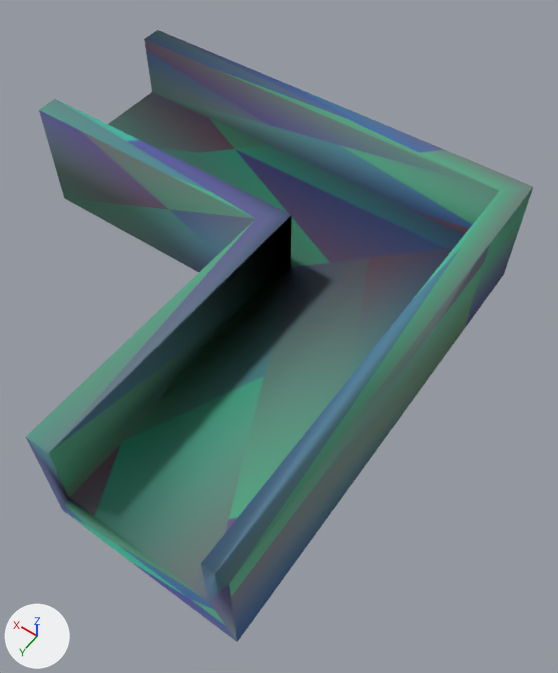
The OBJ model resources/shape-12.obj: old version first, new version second.
Rendered twice from a camera (50 mm lens) standing at (-0.3, 0.672, 0.778) and looking at (0.056, 0.173, -0.006). Arrows for +X, +Y and +Z are at lower left; the lights stay in place. Where no turn or scale is listed for an object, it has been applied to the vertices.

Names of what the first picture shows: 'shape-12'.
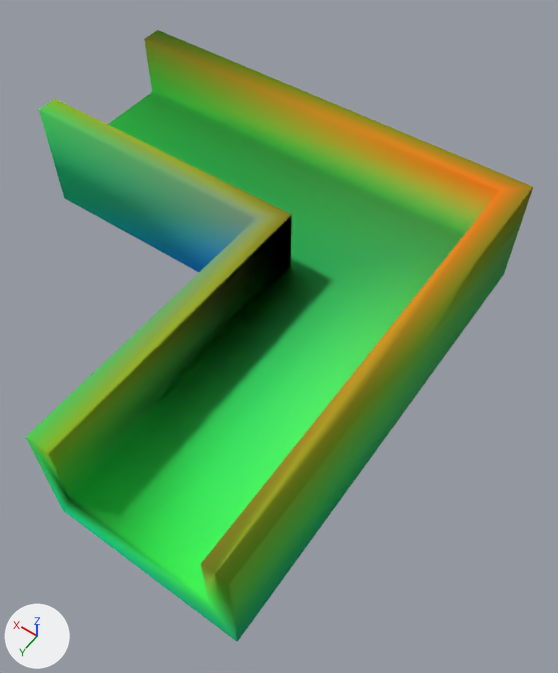
Boxes [x1, y1, x2, y2] around the edits, measured in the pictures (558 x 673 px):
'shape-12', surface changed: [26, 30, 533, 642] in both

Patch to the scene script:
```diff
--- a/resources/shape-12.obj.py
+++ b/resources/shape-12.obj.py
@@ img_shape_12_tex_png @@
+img_shape_12_tex_png = load_image('shape-12_tex.png', 'shape-12_tex.png', 1024, 1024, 'sRGB')
@@ mat_material_0 @@
 mat_material_0 = principled_material('material_0')
-mat_material_0.texture = img_shape_null_tex_png
+mat_material_0.texture = img_shape_12_tex_png
 mat_material_0.roughness = 1.0
@@ mat_material_1 @@
 mat_material_1 = principled_material('material_1')
-mat_material_1.texture = img_shape_null_tex_png
+mat_material_1.texture = img_shape_12_tex_png
 mat_material_1.roughness = 1.0
@@ mat_material_2 @@
 mat_material_2 = principled_material('material_2')
-mat_material_2.texture = img_shape_null_tex_png
+mat_material_2.texture = img_shape_12_tex_png
 mat_material_2.roughness = 1.0
@@ mat_material_3 @@
 mat_material_3 = principled_material('material_3')
-mat_material_3.texture = img_shape_null_tex_png
+mat_material_3.texture = img_shape_12_tex_png
 mat_material_3.roughness = 1.0
@@ mat_material_4 @@
 mat_material_4 = principled_material('material_4')
-mat_material_4.texture = img_shape_null_tex_png
+mat_material_4.texture = img_shape_12_tex_png
 mat_material_4.roughness = 1.0
@@ mat_material_5 @@
 mat_material_5 = principled_material('material_5')
-mat_material_5.texture = img_shape_null_tex_png
+mat_material_5.texture = img_shape_12_tex_png
 mat_material_5.roughness = 1.0
@@ mat_material_6 @@
 mat_material_6 = principled_material('material_6')
-mat_material_6.texture = img_shape_null_tex_png
+mat_material_6.texture = img_shape_12_tex_png
 mat_material_6.roughness = 1.0
@@ mat_material_7 @@
 mat_material_7 = principled_material('material_7')
-mat_material_7.texture = img_shape_null_tex_png
+mat_material_7.texture = img_shape_12_tex_png
 mat_material_7.roughness = 1.0
@@ mat_material_8 @@
 mat_material_8 = principled_material('material_8')
-mat_material_8.texture = img_shape_null_tex_png
+mat_material_8.texture = img_shape_12_tex_png
 mat_material_8.roughness = 1.0
@@ mat_material_9 @@
 mat_material_9 = principled_material('material_9')
-mat_material_9.texture = img_shape_null_tex_png
+mat_material_9.texture = img_shape_12_tex_png
 mat_material_9.roughness = 1.0
@@ mat_material_11 @@
 mat_material_11 = principled_material('material_11')
-mat_material_11.texture = img_shape_null_tex_png
+mat_material_11.texture = img_shape_12_tex_png
 mat_material_11.roughness = 1.0
@@ mat_material_12 @@
 mat_material_12 = principled_material('material_12')
-mat_material_12.texture = img_shape_null_tex_png
+mat_material_12.texture = img_shape_12_tex_png
 mat_material_12.roughness = 1.0
@@ mat_material_13 @@
 mat_material_13 = principled_material('material_13')
-mat_material_13.texture = img_shape_null_tex_png
+mat_material_13.texture = img_shape_12_tex_png
 mat_material_13.roughness = 1.0
@@ mat_material_14 @@
 mat_material_14 = principled_material('material_14')
-mat_material_14.texture = img_shape_null_tex_png
+mat_material_14.texture = img_shape_12_tex_png
 mat_material_14.roughness = 1.0
```
